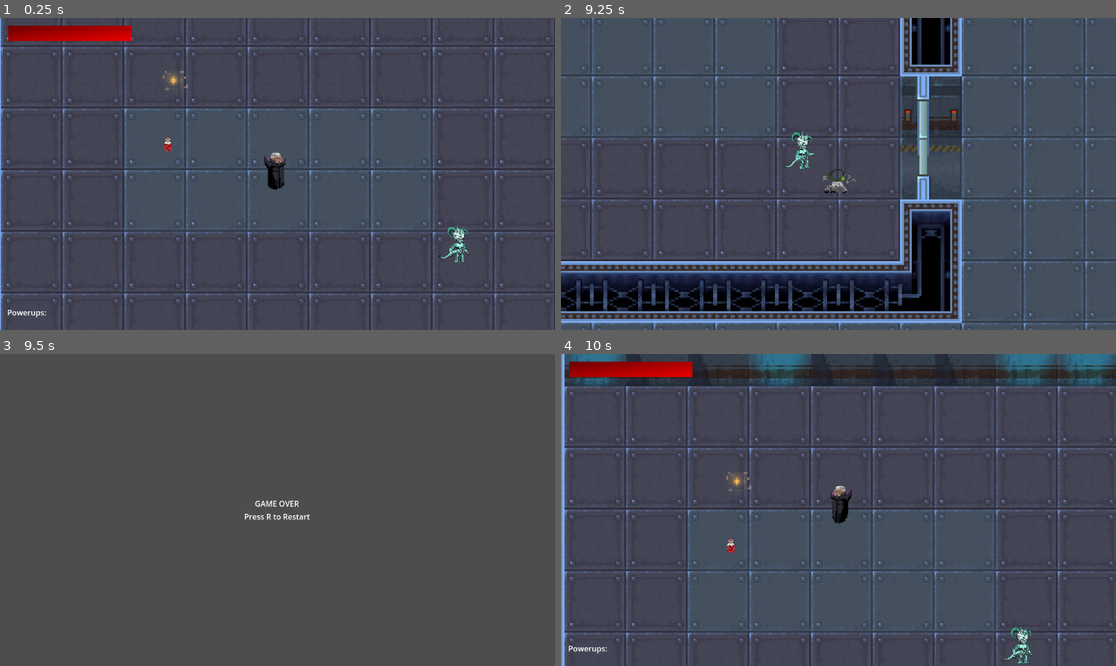
Above: before the commit, frames 1-4 (two rows, left to right).
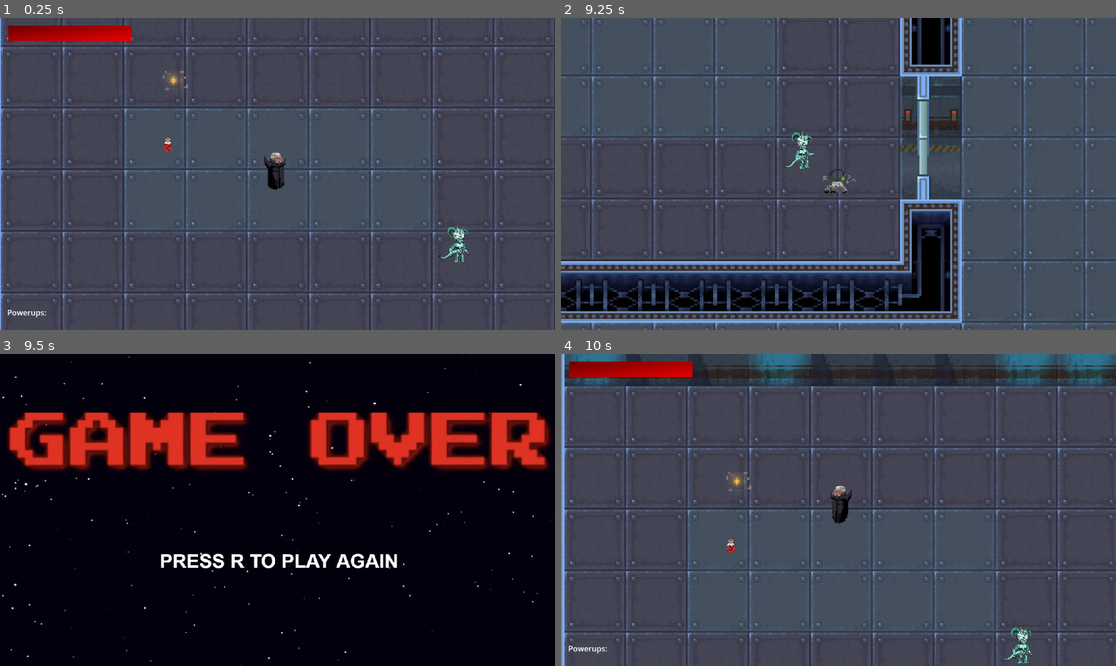
Above: after the commit, the same moments.

Repository: brianxiaodev/bloodmoon
Game: Godot game, scene res://scenes/intro_video.tscn
The game is run twice, just before and just after one commit, with the same random seed, the same clock (stepped at 60 frames per second) and the same inputs. Video files are missing from this copy of the repository; at most half a second of black plays in their place.
Inputs:
- Up to frame 1 (0.25 s): no input
- Up to frame 2 (9.25 s): tap Enter (ui_accept) at 0.5, 0.77, 1.52, 3.02, 3.77, 4.52, 6.02, 6.77, 7.52, 9.02 s; hold Right (ui_right) 0.53-1.28 s; hold Shift (dash) 0.53-1.28 s; hold Down (ui_down) 1.28-2.03 s; tap Space (shoot) at 1.35, 5.85 s; hold Right (ui_right) 2.03-2.78 s; hold Z (stealth) 2.03-2.78 s; hold Up (ui_up) 2.78-3.53 s; tap Shift (dash) at 2.85, 7.35 s; hold Space (shoot) 3.53-4.28 s; hold Left (ui_left) 3.53-5.03 s; tap Z (stealth) at 4.35, 8.85 s; hold Down (ui_down) 5.03-5.78 s; hold Shift (dash) 5.03-5.78 s; hold Right (ui_right) 5.78-6.53 s; hold Up (ui_up) 6.53-7.28 s; hold Z (stealth) 6.53-7.28 s; hold Right (ui_right) 7.28-8.03 s; hold Down (ui_down) 8.03-8.78 s; hold Space (shoot) 8.03-8.78 s; hold Left (ui_left) from 8.78 s (still down)
- Up to frame 3 (9.5 s): keep holding Left (ui_left)
- Up to frame 4 (10 s): tap R (restart) at 9.5 s; release Left (ui_left) at 9.53 s; hold Up (ui_up) from 9.53 s (still down); hold Shift (dash) from 9.53 s (still down); tap Enter (ui_accept) at 9.77 s

Frames 1-2 are identical in both runs. In frame 3, 100% of the frame differs, in the area x 0-100%, y 0-100%; in frame 4, nothing differs.

Commit message:
updated game over screen graphic

Diff:
--- a/scenes/game_over.tscn
+++ b/scenes/game_over.tscn
@@ -1,27 +1,15 @@
-[gd_scene load_steps=2 format=3 uid="uid://dtgtookoxhgn8"]
+[gd_scene load_steps=3 format=3 uid="uid://dtgtookoxhgn8"]
 
 [ext_resource type="Script" uid="uid://bsyggcybu6wh1" path="res://scripts/game_over.gd" id="1_xeevv"]
+[ext_resource type="Texture2D" uid="uid://cnrujbmsdp724" path="res://assets/gameover.png" id="2_wqhvx"]
 
 [node name="GameOver" type="CanvasLayer"]
 script = ExtResource("1_xeevv")
 
-[node name="CenterContainer" type="CenterContainer" parent="."]
-anchors_preset = 15
-anchor_right = 1.0
-anchor_bottom = 1.0
-grow_horizontal = 2
-grow_vertical = 2
-
-[node name="VBoxContainer" type="VBoxContainer" parent="CenterContainer"]
-layout_mode = 2
-alignment = 1
-
-[node name="GameOver" type="Label" parent="CenterContainer/VBoxContainer"]
-layout_mode = 2
-text = "GAME OVER"
-horizontal_alignment = 1
-
-[node name="Press" type="Label" parent="CenterContainer/VBoxContainer"]
-layout_mode = 2
-text = "Press R to Restart"
-horizontal_alignment = 1
+[node name="TextureRect" type="TextureRect" parent="."]
+offset_left = -23.0
+offset_top = -97.0
+offset_right = 1520.0
+offset_bottom = 895.0
+scale = Vector2(0.8, 0.8)
+texture = ExtResource("2_wqhvx")
Binary file added: assets/gameover.png
Not shown, added: assets/gameover.png.import
